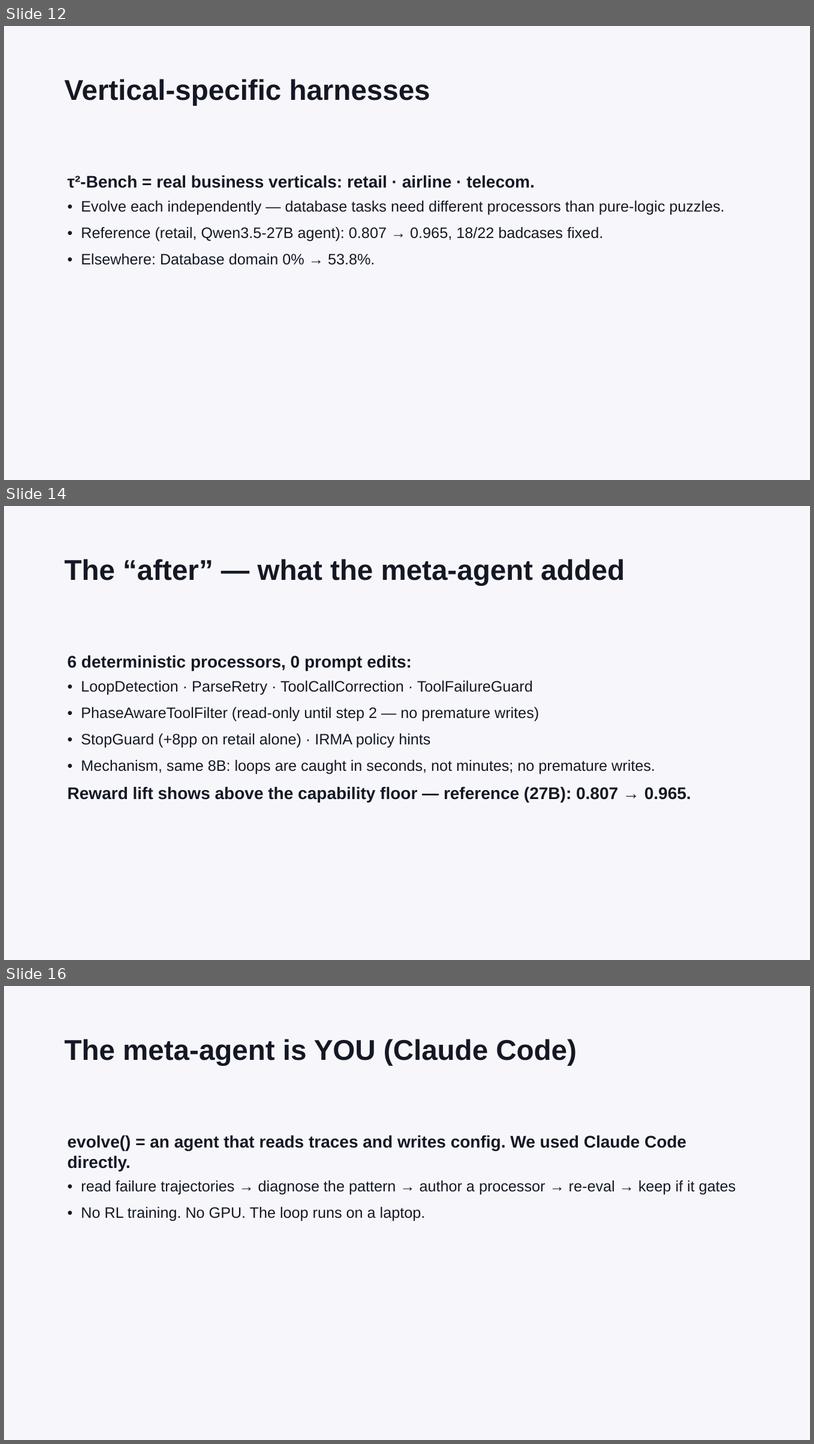
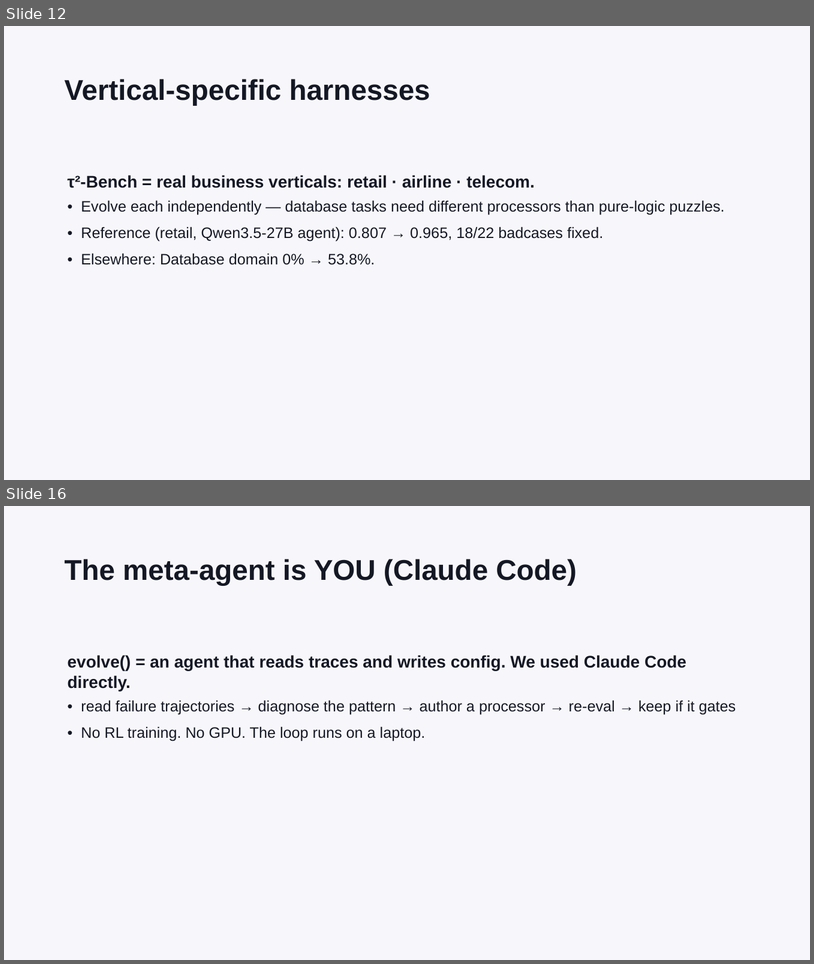
Before and after one commit to epuerta9/HarnessX, a slide deck: workshop/harness-evolution-workshop.pptx. Shown one above the other, each under a label of ours: slides 12, 14 and 16 before the commit, slides 12 and 16 after it; the slides between them are not shown. The pictures are 814x1444 and 814x964 pixels, drawn with LibreOffice and Linux fonts; fonts in the diff are those of the drawing. Boxes give left, top, right and bottom in pixels: in the first picture for what was removed or moved away, otherwise in the second. Text is boxed around its words. In the diff, an @@ line names an element or a change of style, - is before the commit and + after.

```diff
--- a/workshop/harness-evolution-workshop.pptx
+++ b/workshop/harness-evolution-workshop.pptx
@@ slide 14 removed at [4,506,810,960], background #F7F7FB @@
@@ text removed at [65,559,625,585] @@
-The “after” — what the meta-agent added
@@ text removed at [68,655,692,802] @@
-6 deterministic processors, 0 prompt edits:
-• LoopDetection · ParseRetry · ToolCallCorrection · ToolFailureGuard
-• PhaseAwareToolFilter (read-only until step 2 — no premature writes)
-• StopGuard (+8pp on retail alone) · IRMA policy hints
-• Mechanism, same 8B: loops are caught in seconds, not minutes; no premature writes.
-Reward lift shows above the capability floor — reference (27B): 0.807 → 0.965.
```
Also in this commit, not shown: 2 slides changed, 1 slide added, 1 other file.
